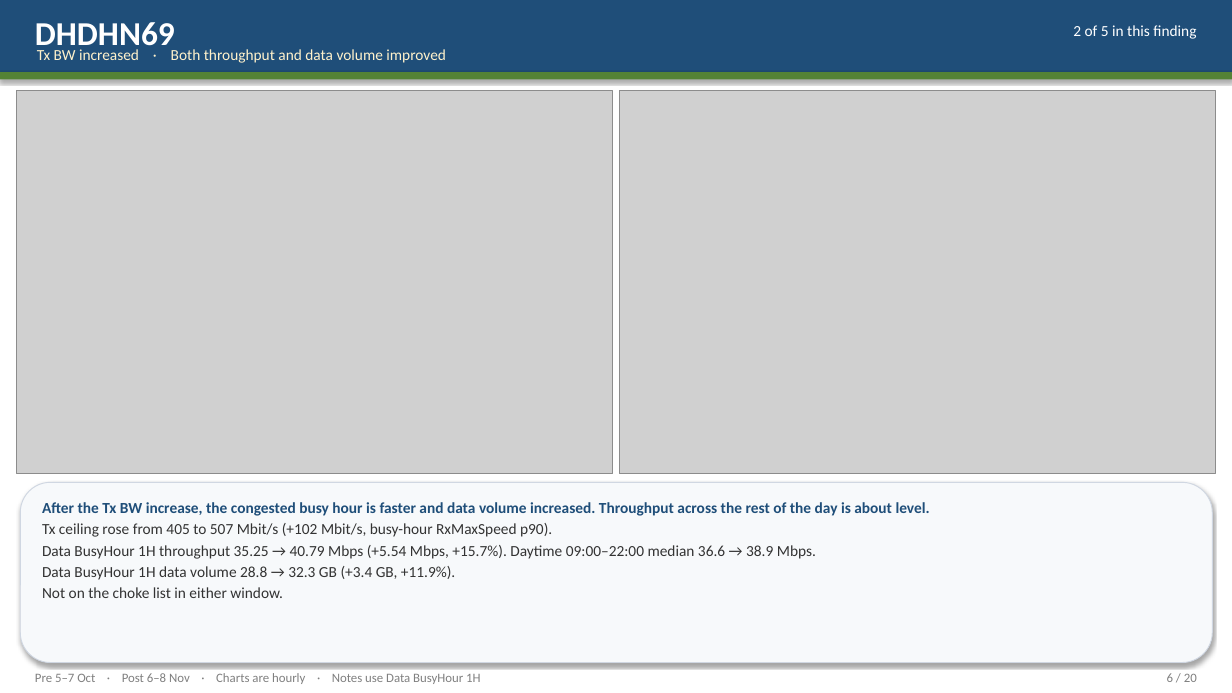
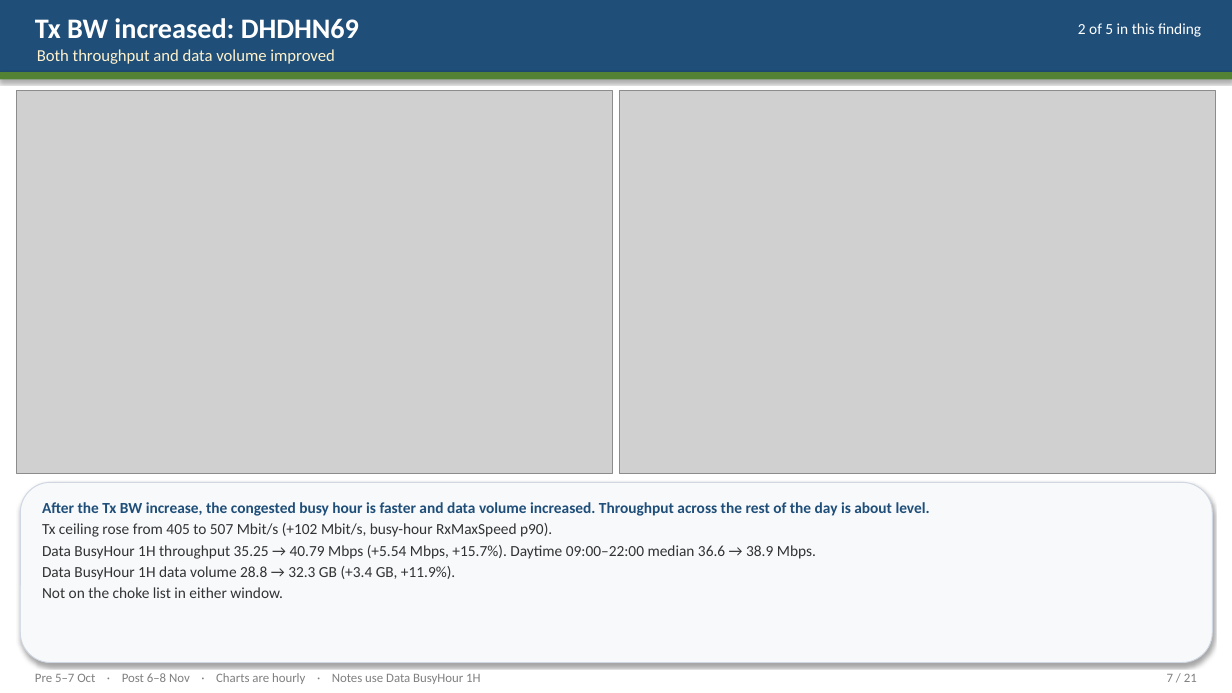
Before and after one commit to miles4482/Transport-Network-KPI-Check, a slide deck: slide 7 of Comparison_v1_Findings_5Oct_vs_6Nov.pptx (slide 6 before the commit). Drawn at 1232x693 pixels with LibreOffice and Linux fonts; fonts in the diff are those of the drawing; grey boxes stand for pictures. Boxes give left, top, right and bottom in pixels: in the first picture for what was removed or moved away, otherwise in the second. Text is boxed around its words. In the diff, an @@ line names an element or a change of style, - is before the commit and + after.

```diff
--- a/Comparison_v1_Findings_5Oct_vs_6Nov.pptx
+++ b/Comparison_v1_Findings_5Oct_vs_6Nov.pptx
@@ text at (35, 18, 359, 38): text changed; size 26 to 22 pt @@
-DHDHN69
+Tx BW increased: DHDHN69
@@ text "2 of 5 in this ...": place and size @@
-text "2 of 5 in this ..." at (1073, 25, 1196, 39)
+text "2 of 5 in this ..." at (1078, 23, 1201, 37)
@@ text at (37, 49, 334, 64): text changed; size 12 to 13 pt @@
-Tx BW increased · Both throughput and data volume improved
+Both throughput and data volume improved
@@ text at (1167, 674, 1197, 682): text changed @@
-6 / 20
+7 / 21
```
Also in this commit, not shown: 19 other slides changed, 1 slide added, 1 other file.
